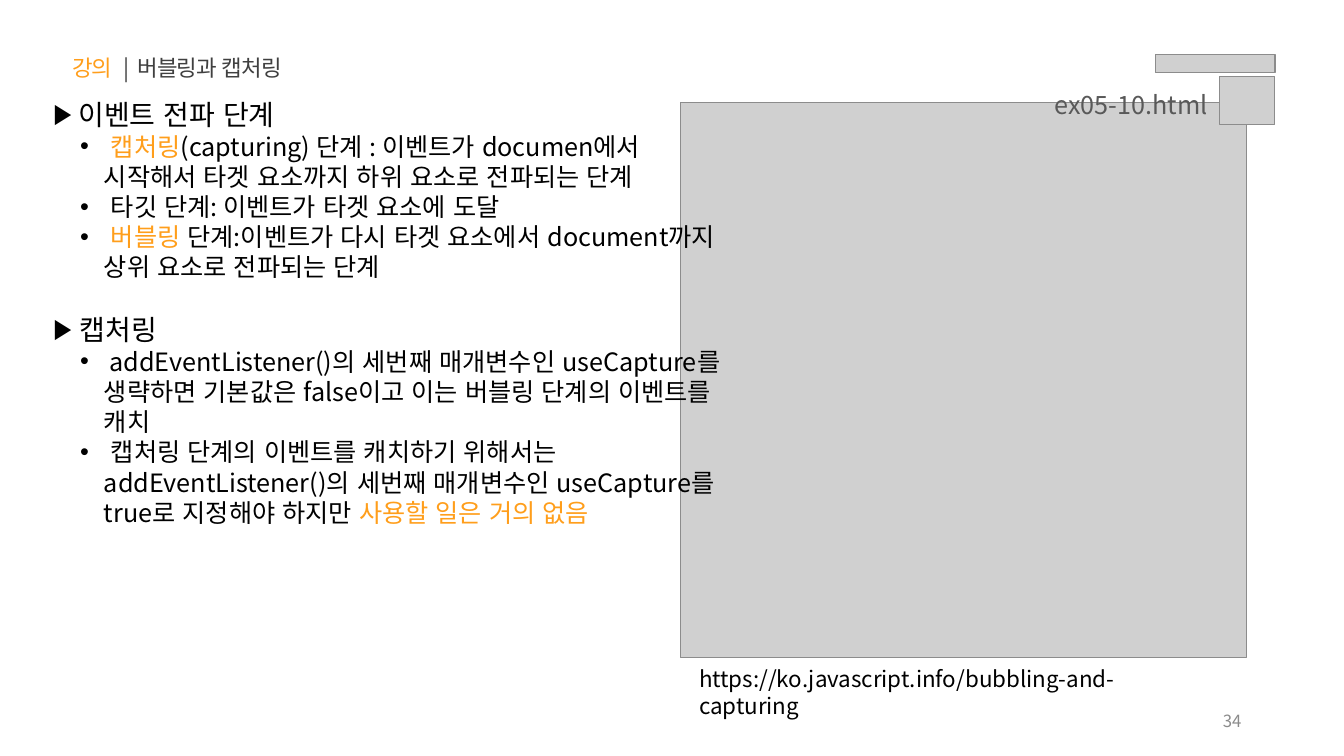
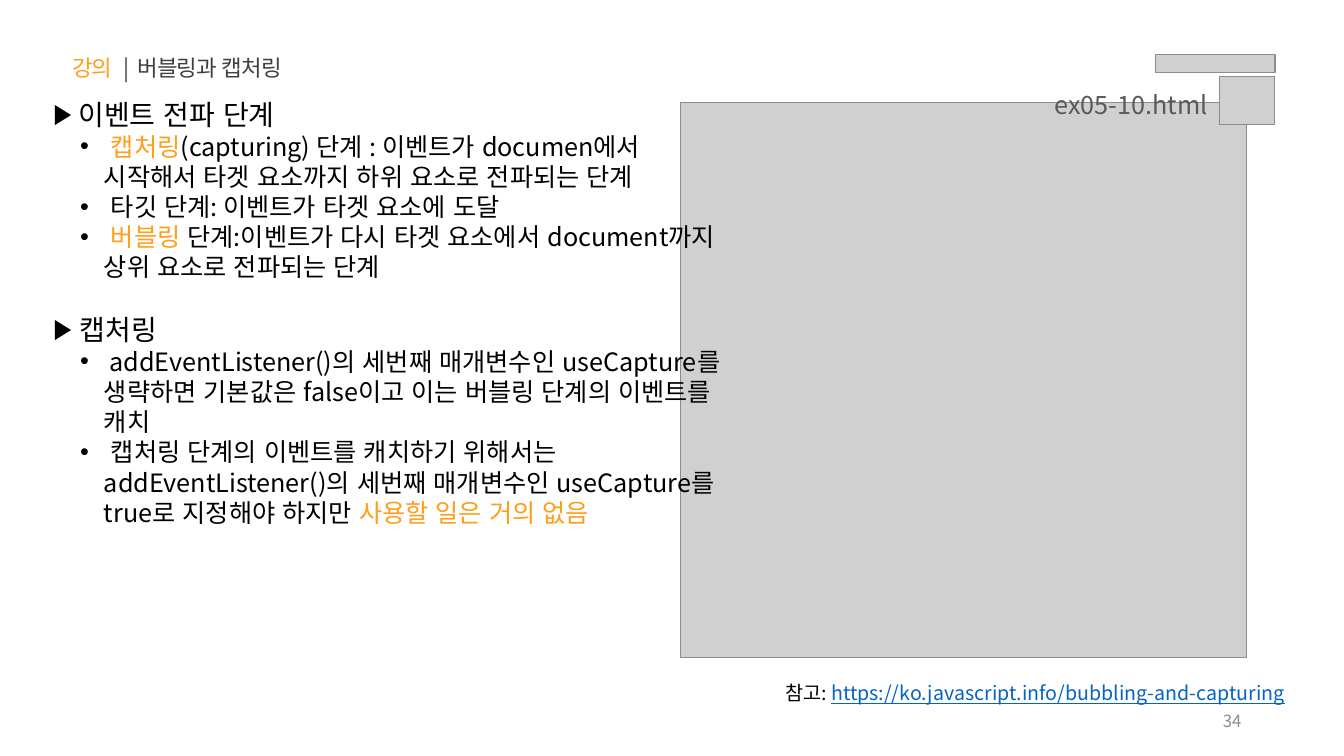
Before and after one commit to yebin-jeong/learn-js, a slide deck: slide 34 of PPT/05.자바스크립트 - 클라이언트 사이드(Event, DOM, Ajax, Web APIs).pptx. Drawn at 1344x756 pixels with LibreOffice and Linux fonts; fonts in the diff are those of the drawing; grey boxes stand for pictures. Boxes give left, top, right and bottom in pixels: in the first picture for what was removed or moved away, otherwise in the second. Text is boxed around its words. In the diff, an @@ line names an element or a change of style, - is before the commit and + after.

```diff
--- a/PPT/05.자바스크립트 - 클라이언트 사이드(Event, DOM, Ajax, Web APIs).pptx
+++ b/PPT/05.자바스크립트 - 클라이언트 사이드(Event, DOM, Ajax, Web APIs).pptx
@@ text at (785,683,1284,705): text changed; size 16 to 14 pt; text colour #000000 to #0563C1 @@
-https://ko.javascript.info/bubbling-and-capturing
+참고: https://ko.javascript.info/bubbling-and-capturing
```
Also in this commit, not shown: 32 other slides changed.
